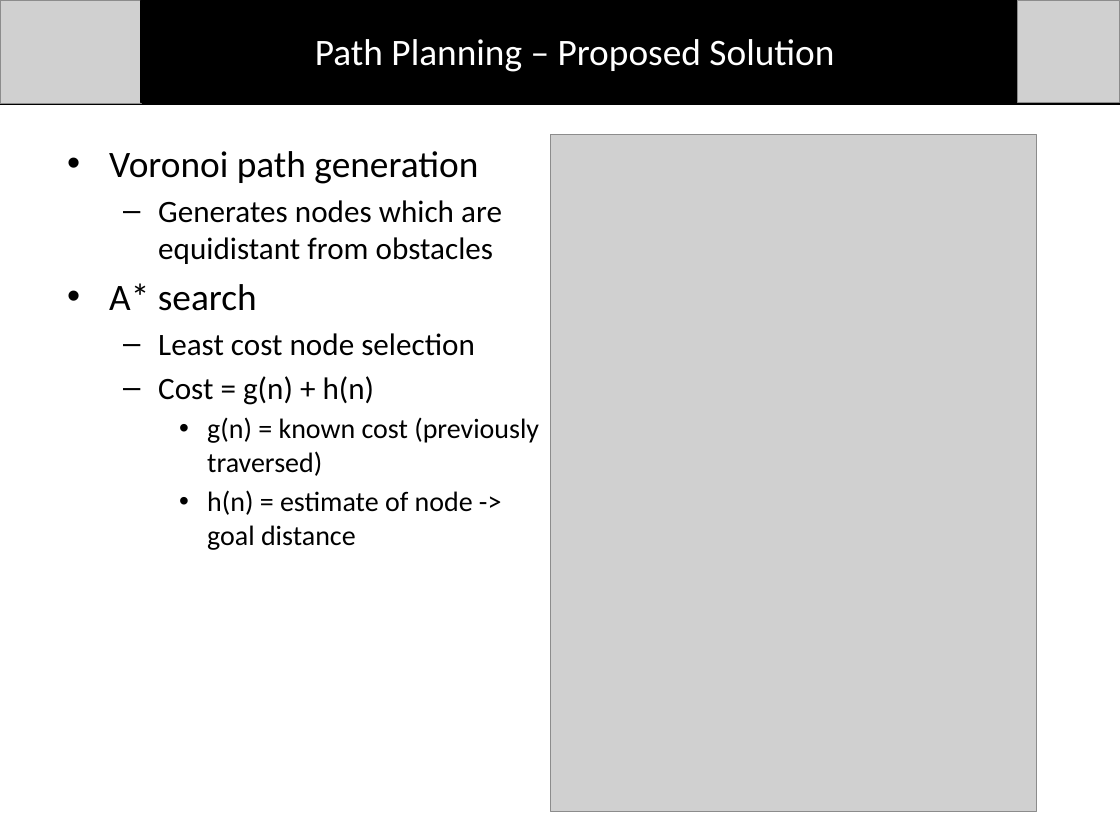
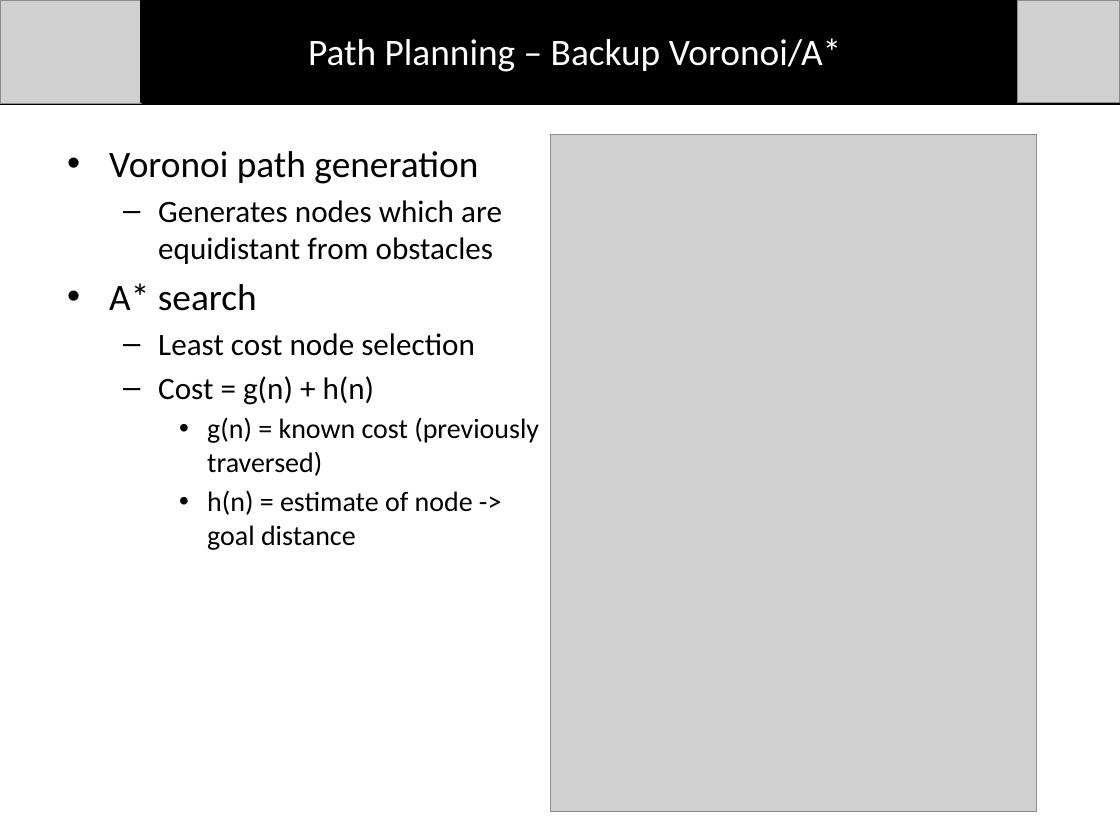
Before and after one commit to dtbinh/FlyNet, a slide deck: slide 14 of Presentations/CDR_Fall_2015/Individual_Slides/Bryce/PathPlanning.pptx (slide 10 before the commit). Drawn at 1120x840 pixels with LibreOffice and Linux fonts; fonts in the diff are those of the drawing; grey boxes stand for pictures. Boxes give left, top, right and bottom in pixels: in the first picture for what was removed or moved away, otherwise in the second. Text is boxed around its words. In the diff, an @@ line names an element or a change of style, - is before the commit and + after.

```diff
--- a/Presentations/CDR_Fall_2015/Individual_Slides/Bryce/PathPlanning.pptx
+++ b/Presentations/CDR_Fall_2015/Individual_Slides/Bryce/PathPlanning.pptx
@@ text at [308, 38, 841, 72]: text changed @@
-Path Planning – Proposed Solution
+Path Planning – Backup Voronoi/A*
```
Also in this commit, not shown: 7 other slides changed.
